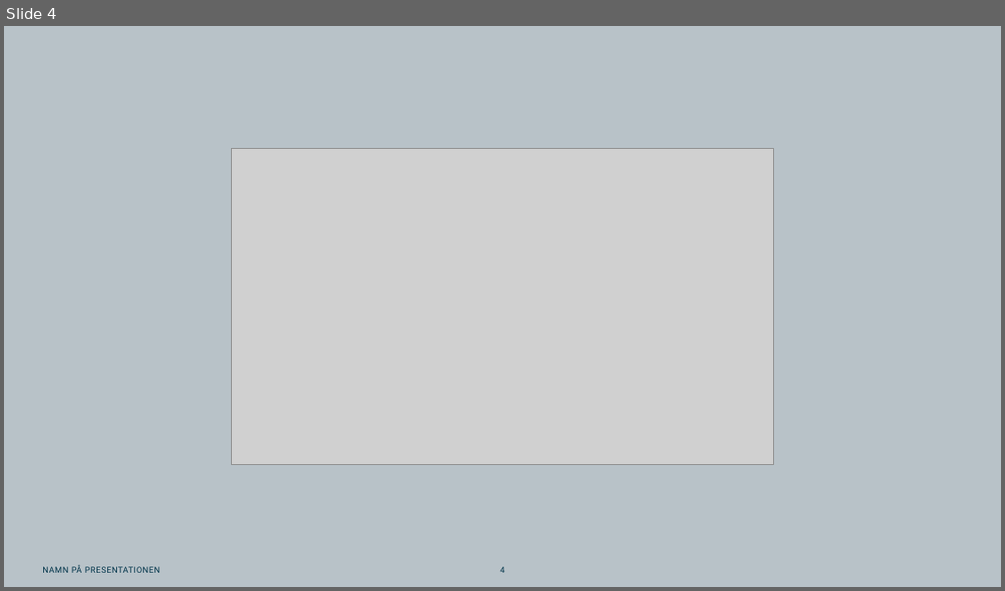
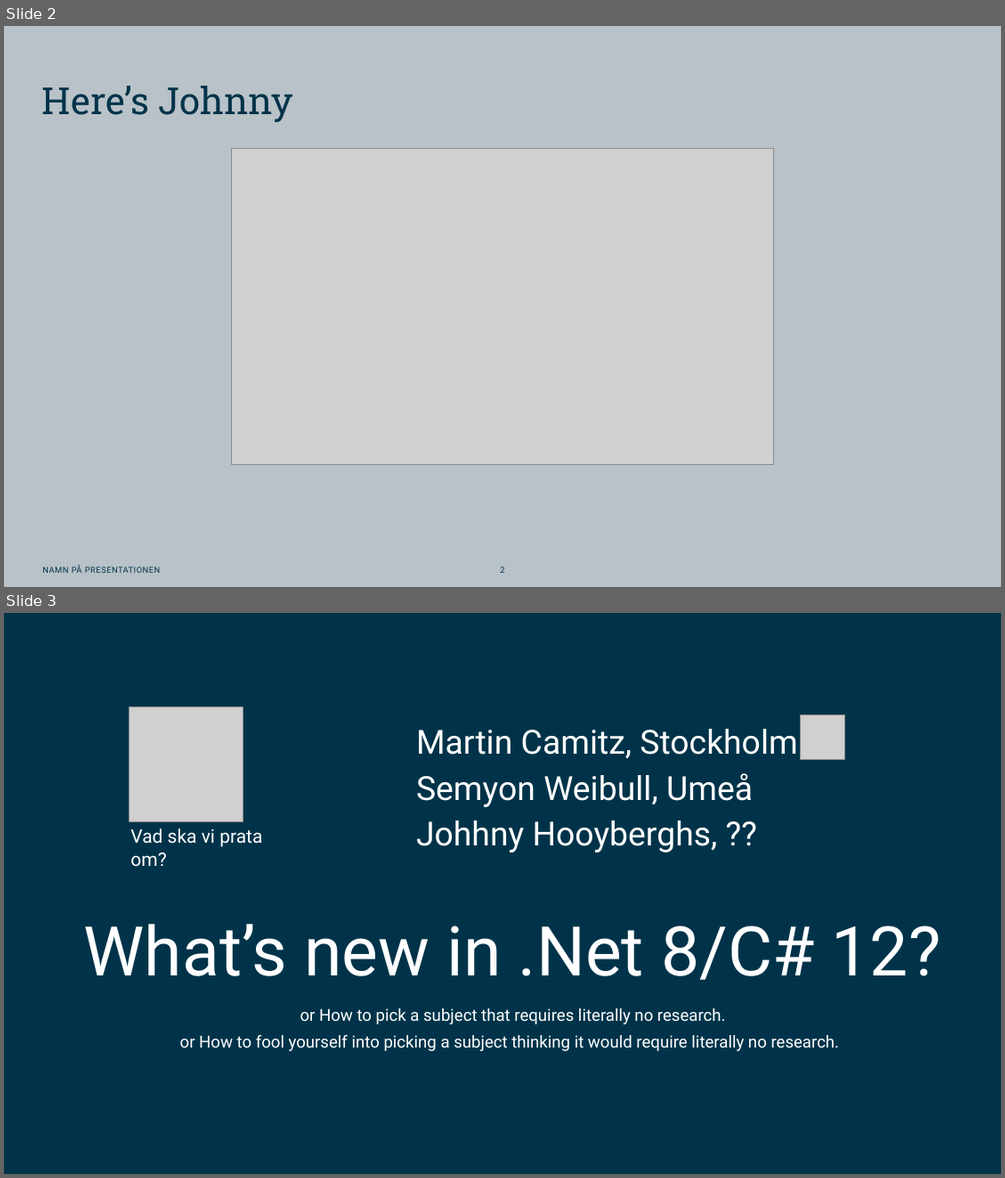
Before and after one commit to semweiOP/DotNet8, a slide deck: Presentation.pptx. Shown one above the other, each under a label of ours: slide 4 before the commit, slides 2 and 3 after it. The pictures are 1005x591 and 1005x1178 pixels, drawn with LibreOffice and Linux fonts; fonts in the diff are those of the drawing; grey boxes stand for pictures; background and template pictures are left out. Boxes give left, top, right and bottom in pixels: in the first picture for what was removed or moved away, otherwise in the second. Text is boxed around its words. In the diff, an @@ line names an element or a change of style, - is before the commit and + after.

```diff
--- a/Presentation.pptx
+++ b/Presentation.pptx
@@ slide 3 added at bbox=[4, 613, 1001, 1174], background #003349 @@
@@ picture added at bbox=[129, 707, 243, 821] @@
@@ picture added at bbox=[801, 714, 844, 759] @@
@@ text added at bbox=[416, 729, 797, 852], 32 pt, text #FFFFFF @@
+Martin Camitz, Stockholm
+Semyon Weibull, Umeå
+Johhny Hooyberghs, ??
@@ text added at bbox=[130, 828, 262, 867], 18 pt, text #FFFFFF @@
+Vad ska vi prata om?
@@ text added at bbox=[84, 924, 941, 980], 66 pt, text #FFFFFF @@
+What’s new in .Net 8/C# 12?
@@ text added at bbox=[180, 1008, 840, 1051], 16 pt, text #FFFFFF @@
+or How to pick a subject that requires literally no research.
+or How to fool yourself into picking a subject thinking it would require literally no research.
@@ what was slide 4 is now slide 2 @@
@@ slide 2 changed as well @@
@@ title added at bbox=[42, 86, 293, 122], 36 pt, text #003349 @@
+Here’s Johnny
@@ page number at bbox=[500, 566, 504, 572]: text changed @@
-4
+2
```
Also in this commit, not shown: 2 other slides changed, 2 other slides added, 1 slide removed.
